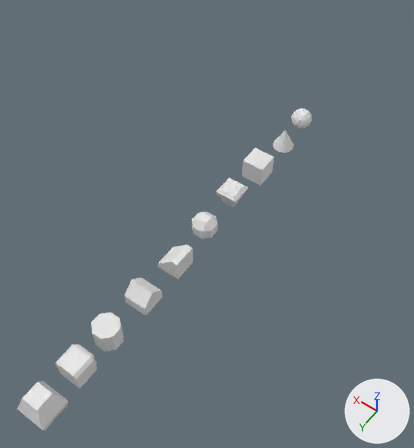
Two versions of the glTF model solids/idomok.glb, one commit apart.
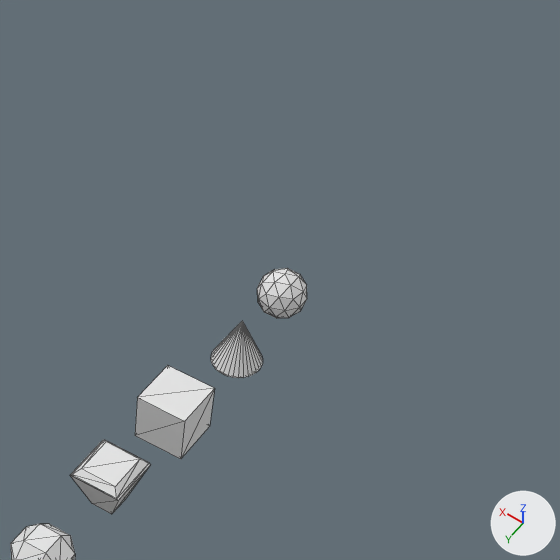
Each version is shown whole from a 50 mm lens placed at (-17.1, 27.7, 37.5), pointed at (1.3, 1.9, -3.0), then close up on the part from 45% to 100% of the width and 0% to 51% of the height. The lights are fixed; the arrows at lower right show +X, +Y and +Z. The close-ups show mesh edges as thin lines. Vertices at the same position are counted once.

The scene before the commit, as lines of its bpy script (objects in view):
```python
me_cone = bpy.data.meshes.new('Cone')
me_cone.from_pydata(...)  # a 32-sided cone pointing to +z spanning x -1.0..1.0, y -1.0..1.0, z -1.0..1.0
me_cone.materials.append(mat_material)  # white #e7e7e7
me_cube_002 = bpy.data.meshes.new('Cube.002')
me_cube_002.from_pydata(...)  # 16 vertices, 28 faces; spans x -1.0..1.0, y -1.0..1.0, z -1.0..1.0
me_cube_002.materials.append(mat_material)  # white #e7e7e7
me_cube_003 = bpy.data.meshes.new('Cube.003')
me_cube_003.from_pydata(...)  # 24 vertices, 44 faces; spans x -1.0..1.0, y -1.0..1.0, z -1.0..1.0
me_cube_003.materials.append(mat_material)  # white #e7e7e7
ob_cone = bpy.data.objects.new('Cone', me_cone)
ob_cone.location = (0.0, -8.82, 0.0)
ob_cube_001 = bpy.data.objects.new('Cube.001', me_cube_002)
ob_cube_001.location = (0.0, 0.0, 0.0)
ob_cube_002 = bpy.data.objects.new('Cube.002', me_cube_003)
ob_cube_002.location = (0.0, 4.0, 0.0)
# also in view: 'Icosphere' at (0.0, -12.1, 0.0); 'Cube' at (0.0, -4.2, 0.0)
```
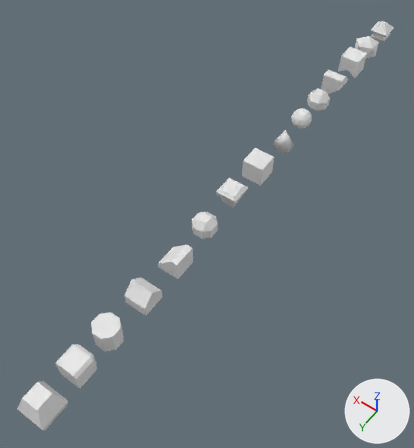
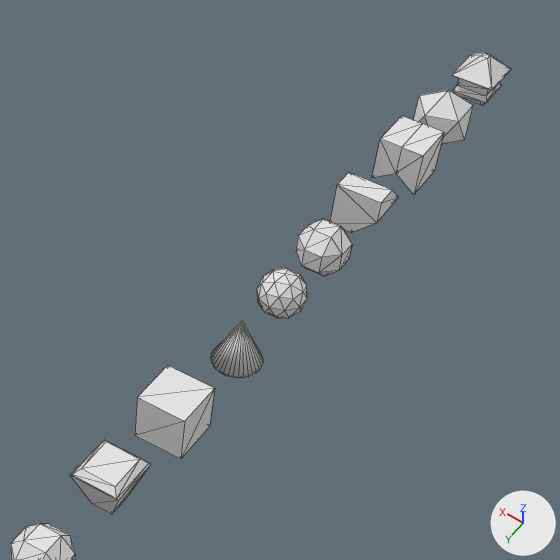
The change, as a list of edits to the scene's bpy script:
```text
Add mat_material_001:
    mat_material_001 = bpy.data.materials.new('Material.001')
    # nodes: BsdfPrincipled, Mix, OutputMaterial, VertexColor
    # colours: white #e7e7e7
Change me_cone:
    where me_cone.from_pydata(...)  # 33 vertices, 62 faces; spans x -1.0..1.0, y -1.0..1.0, z -1.0..1.0
    used by ob_cone; location = (0.0, -8.82, 0.0)
    me_cone part 1: all faces are now shaded smooth (56 of 62 changed)
Add me_cube_012:
    me_cube_012.from_pydata(...)  # 24 vertices, 44 faces; spans x -1.0..1.0, y -1.0..1.0, z -1.0..1.0
    me_cube_012.materials.append(mat_material)  # white #e7e7e7
Add me_icosphere_002:
    me_icosphere_002.from_pydata(...)  # an icosphere of 20 faces spanning x -1.25..1.25, y -1.19..1.19, z -1.39..1.39
    me_icosphere_002.materials.append(mat_material)  # white #e7e7e7
Add me_cube_011:
    me_cube_011.from_pydata(...)  # 12 vertices, 20 faces; spans x -1.0..1.0, y -1.0..1.0, z -1.0..1.0
    me_cube_011.materials.append(mat_material_001)
Add me_cube_009:
    me_cube_009.from_pydata(...)  # 12 vertices, 20 faces; spans x -1.0..1.0, y -1.0..1.0, z -1.0..1.0
    me_cube_009.materials.append(mat_material)  # white #e7e7e7
Add me_cube_001:
    me_cube_001.from_pydata(...)  # 24 vertices, 44 faces; spans x -1.0..1.0, y -1.0..1.0, z -1.0..1.0
    me_cube_001.materials.append(mat_material)  # white #e7e7e7
Add ob_cube_011:
    ob_cube_011 = bpy.data.objects.new('Cube.011', me_cube_012)
    ob_cube_011.location = (0.0, -30.17, 0.0)
Add ob_icosphere_001:
    ob_icosphere_001 = bpy.data.objects.new('Icosphere.001', me_icosphere_002)
    ob_icosphere_001.location = (0.0, -26.18, 0.0)
Add ob_cube_010:
    ob_cube_010 = bpy.data.objects.new('Cube.010', me_cube_011)
    ob_cube_010.location = (0.0, -22.87, 0.0)
Add ob_cube_009:
    ob_cube_009 = bpy.data.objects.new('Cube.009', me_cube_009)
    ob_cube_009.location = (0.0, -19.07, 0.0)
Add ob_cube_008:
    ob_cube_008 = bpy.data.objects.new('Cube.008', me_cube_001)
    ob_cube_008.location = (0.0, -15.41, 0.0)
```

Boxes [x1, y1, x2, y2] around the edits, measured in the close-ups (560 x 560 px):
'Cube.010', added: after [372, 116, 444, 195]
'Cube.009', added: after [330, 173, 399, 233]
'Cube.008', added: after [296, 219, 352, 276]
'Icosphere.001', added: after [413, 90, 473, 145]
'Cube.011', added: after [452, 53, 511, 105]
part 1 of me_cone, shading changed: [211, 321, 263, 378] in both
